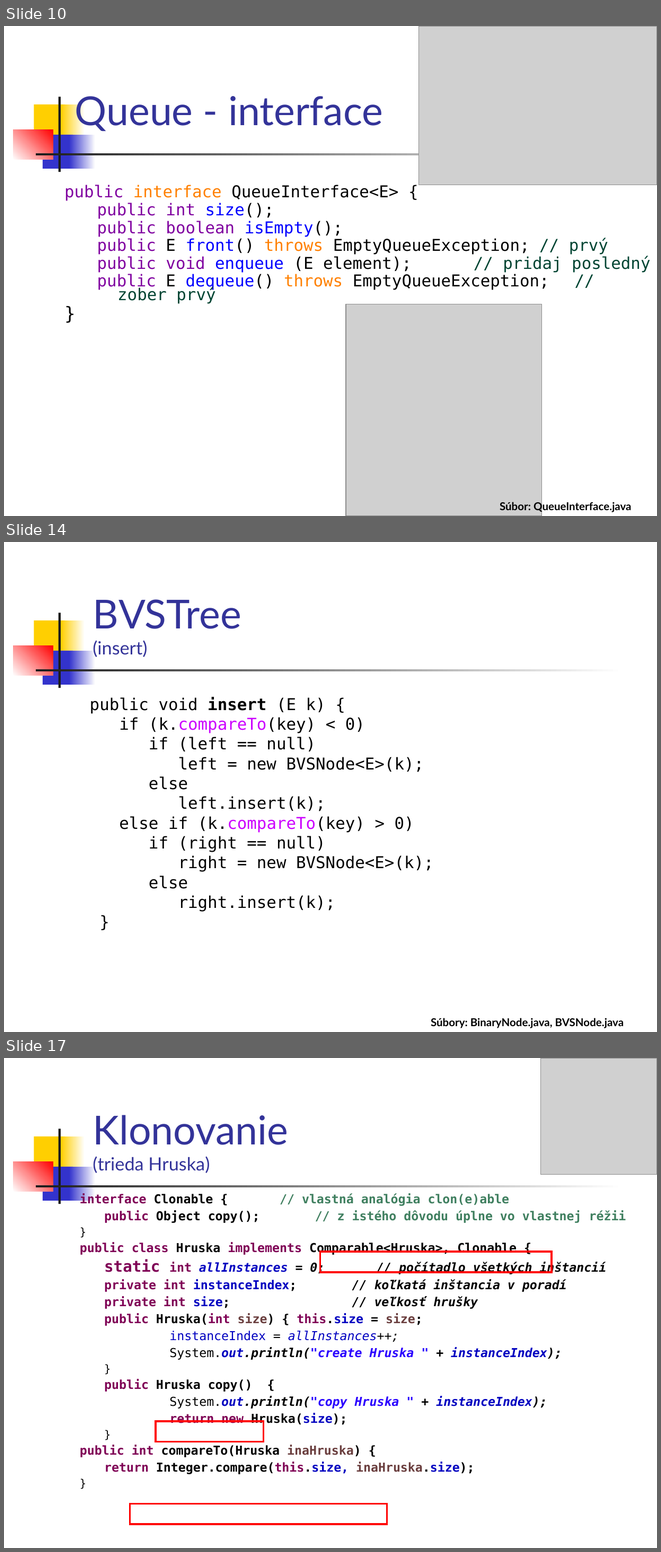
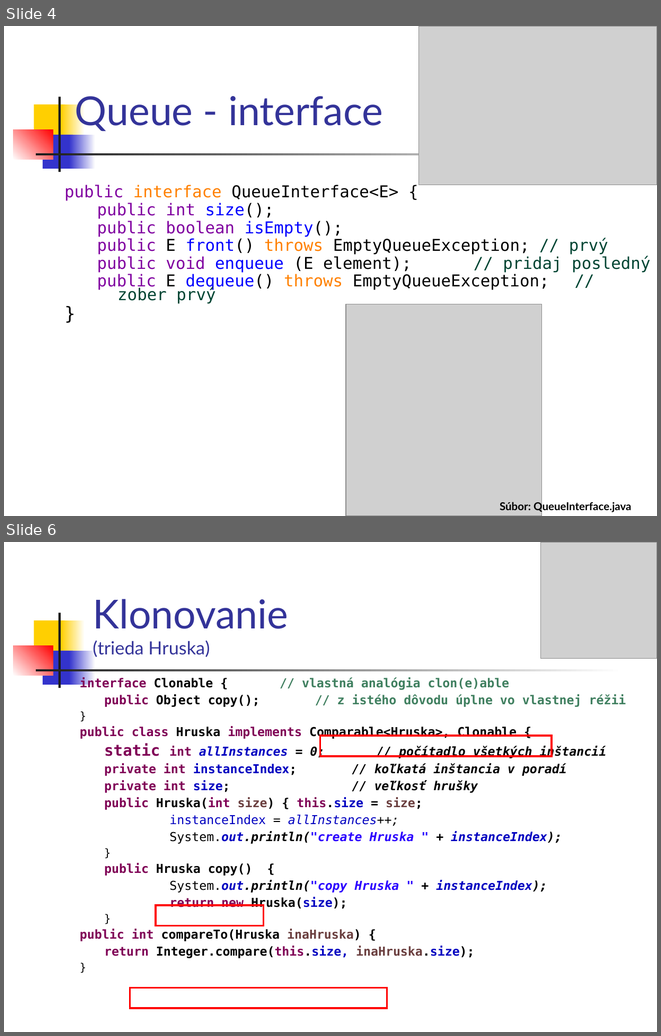
Before and after one commit to Programovanie4/Prednasky, a slide deck: 06/06_java_intro.ppt. Shown one above the other, each under a label of ours: slides 10, 14 and 17 before the commit, slides 4 and 6 after it; the slides between them are not shown. The pictures are 661x1552 and 661x1036 pixels, drawn with LibreOffice and Linux fonts; fonts in the diff are those of the drawing; grey boxes stand for pictures. Boxes give left, top, right and bottom in pixels: in the first picture for what was removed or moved away, otherwise in the second. Text is boxed around its words. In the diff, an @@ line names an element or a change of style, - is before the commit and + after.

```diff
--- a/06/06_java_intro.ppt
+++ b/06/06_java_intro.ppt
@@ slide 14 removed at bbox=[4, 542, 657, 1032], background #FFFFFF; not listed: 7 template elements that a slide beside it also shows @@
@@ title removed at bbox=[93, 599, 241, 657] @@
-BVSTree
-(insert)
@@ text removed at bbox=[90, 697, 434, 911] @@
-public void insert (E k) {
-if (k.compareTo(key) < 0)
-if (left == null)
-left = new BVSNode<E>(k);
-else
-left.insert(k);
-else if (k.compareTo(key) > 0)
-if (right == null)
-right = new BVSNode<E>(k);
-else
-right.insert(k);
-}
@@ text removed at bbox=[431, 1017, 624, 1028] @@
-Súbory: BinaryNode.java, BVSNode.java
@@ what was slide 10 is now slide 4 @@
@@ what was slide 17 is now slide 6 @@
```
Also in this commit, not shown: 2 slides changed, 3 slides added, 12 other slides removed, 4 other files.
